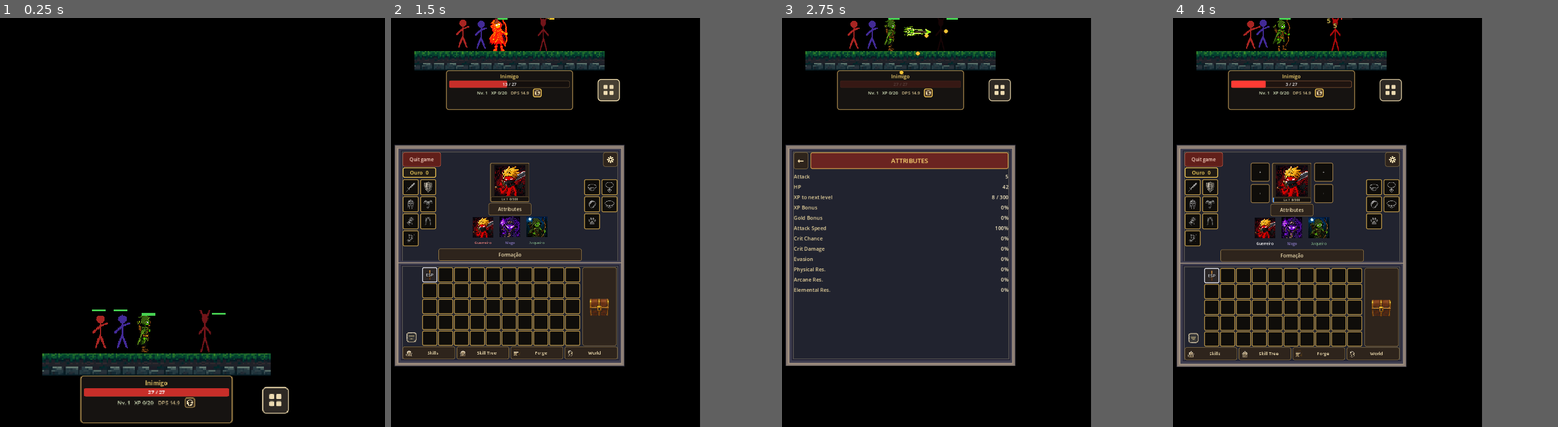
Above: before the commit, frames 1-4 (left to right).
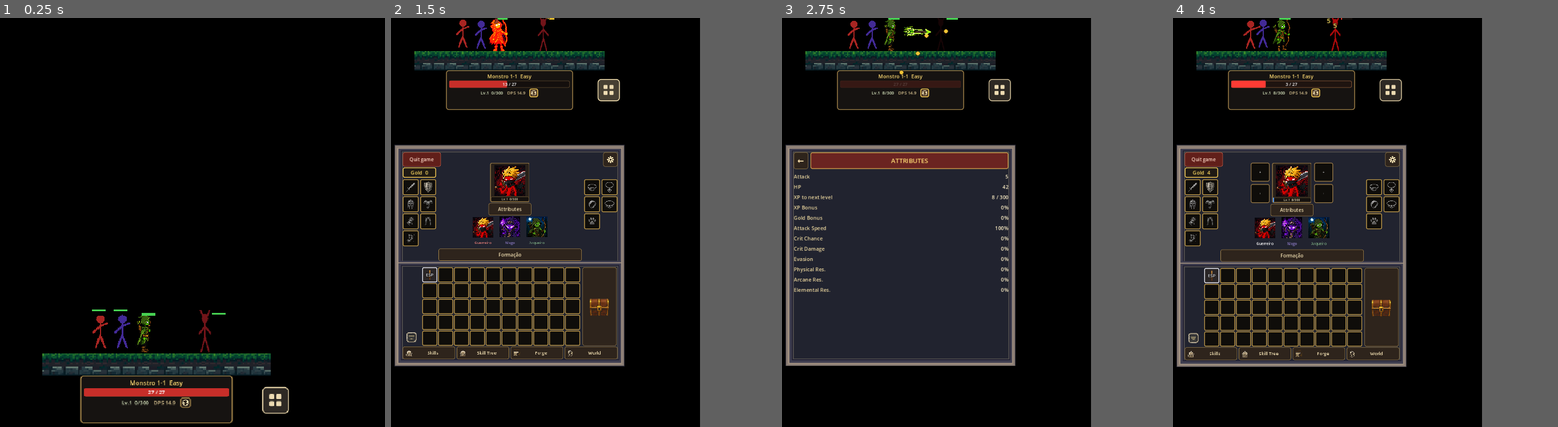
Above: after the commit, the same moments.

Repository: JoseVictorVicente/StickmanGame-Godot
Game: Godot game, scene res://scenes/main.tscn
Same seed, same stepped clock (60 frames per second), same inputs: the game is played once before the commit and once after it.
Inputs (mouse positions are in pixels of both pictures, inside the frame that each line leads up to; where the layout moved, square brackets give the same spot in the first picture):
- Up to frame 1 (0.25 s): no input
- Up to frame 2 (1.5 s): click (575, 402) [579, 402] at 0.5 s; click (668, 398) at 1.25 s
- Up to frame 3 (2.75 s): click "Attributes" at 2 s
- Up to frame 4 (4 s): click "←" at 2.75 s; click "Guerreiro" at 3.5 s

The runs differ from the first frame. In frame 1, 0.3% of the frame differs, in the area x 30-51%, y 88-96%; in frame 2, 0.2%; in frame 3, 0.2%; in frame 4, 0.2%.
Error before the commit: Invalid access to property or key 'display_name' on a base object of type 'RefCounted (Enemy)'. (res://scenes/main.gd:280)
Error after the commit: Invalid access to property or key 'item_type_aceitavel' on a base object of type 'Panel (ItemSlot)'. (res://presentation/inventory/inventory_menu.gd:1141)

Commit message:
Fix Enemy display_name to match HUD after English refactor.
Co-authored-by: Cursor <cursoragent@cursor.com>

Diff:
--- a/domains/combat/enemy.gd
+++ b/domains/combat/enemy.gd
@@ -2,7 +2,7 @@
 extends RefCounted
 ## Idle combat enemy. Dies at zero HP and grants gold/XP rewards.
 
-var nome: String = "Inimigo"
+var display_name: String = "Enemy"
 var max_hp: int = 20
 var current_hp: int = 20
 var dano: int = 3
@@ -10,8 +10,8 @@
 var xp_reward: int = 5
 
 
-func configure(p_nome: String, p_hp: int, p_gold: int, p_xp: int, p_dano: int = 1) -> void:
-	nome = p_nome
+func configure(p_display_name: String, p_hp: int, p_gold: int, p_xp: int, p_dano: int = 1) -> void:
+	display_name = p_display_name
 	max_hp = max(1, p_hp)
 	current_hp = max_hp
 	dano = max(1, p_dano)
@@ -30,4 +30,4 @@
 
 
 func hp_text() -> String:
-	return "%s  %d / %d" % [nome, current_hp, max_hp]
+	return "%s  %d / %d" % [display_name, current_hp, max_hp]
